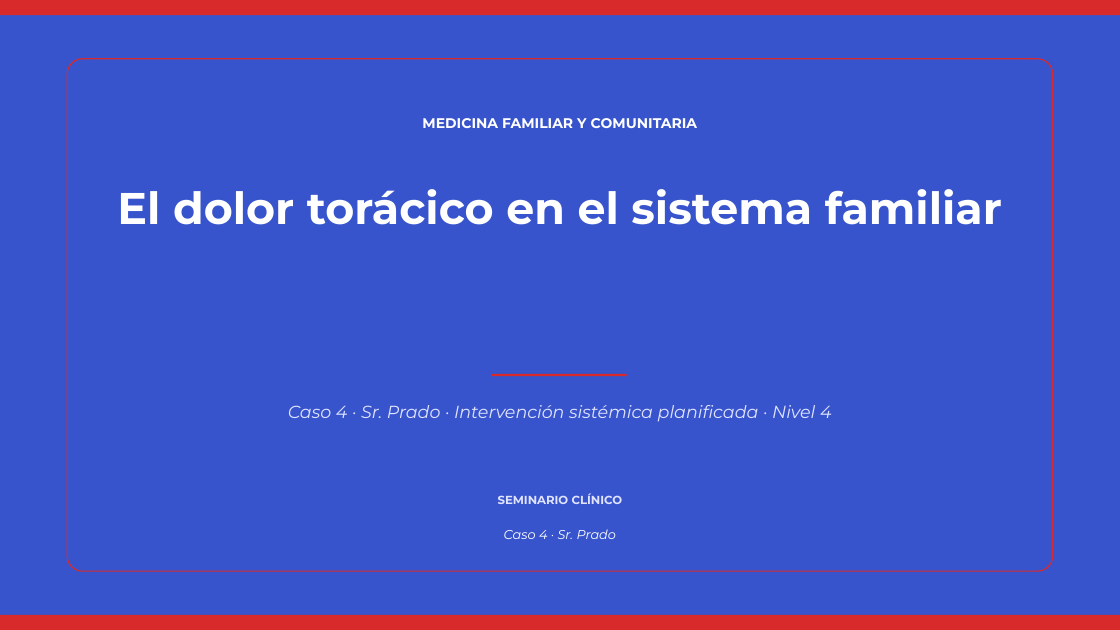
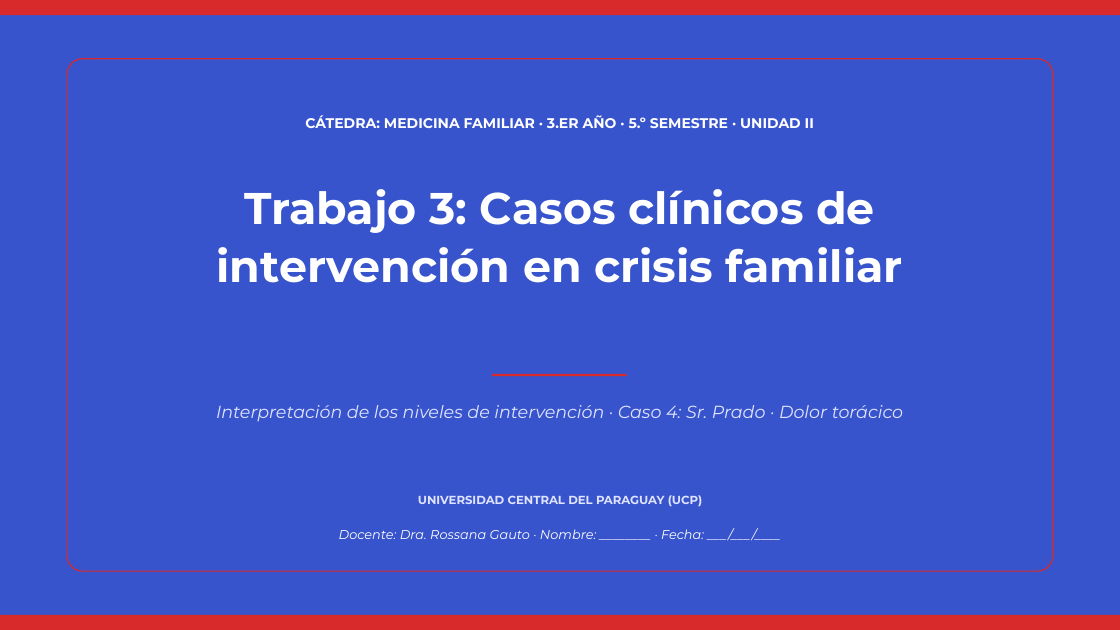
Before and after one commit to rpsin9096/slide-repo-v1, a slide deck: slide 1 of presentacion_caso4_prado_es.pptx. Drawn at 1120x630 pixels with LibreOffice and Linux fonts; fonts in the diff are those of the drawing. Boxes give left, top, right and bottom in pixels: in the first picture for what was removed or moved away, otherwise in the second. Text is boxed around its words. In the diff, an @@ line names an element or a change of style, - is before the commit and + after.

Commit message:
Refine Spanish deck for UCP Trabajo 3 rubric

```diff
--- a/presentacion_caso4_prado_es.pptx
+++ b/presentacion_caso4_prado_es.pptx
@@ text at <box>305,115,814,128</box>: text changed @@
-MEDICINA FAMILIAR Y COMUNITARIA
+CÁTEDRA: MEDICINA FAMILIAR · 3.ER AÑO · 5.º SEMESTRE · UNIDAD II
@@ text at <box>217,189,903,283</box>: text changed @@
-El dolor torácico en el sistema familiar
+Trabajo 3: Casos clínicos de intervención en crisis familiar
@@ text at <box>216,405,903,422</box>: text changed @@
-Caso 4 · Sr. Prado · Intervención sistémica planificada · Nivel 4
+Interpretación de los niveles de intervención · Caso 4: Sr. Prado · Dolor torácico
@@ text at <box>418,495,702,507</box>: text changed @@
-SEMINARIO CLÍNICO
+UNIVERSIDAD CENTRAL DEL PARAGUAY (UCP)
@@ text at <box>339,529,704,539</box>: text changed @@
-Caso 4 · Sr. Prado
+Docente: Dra. Rossana Gauto · Nombre: ________ · Fecha: ___/___/____
```
Also in this commit, not shown: 7 other slides changed, 1 slide added, 1 slide removed, 1 other file.
